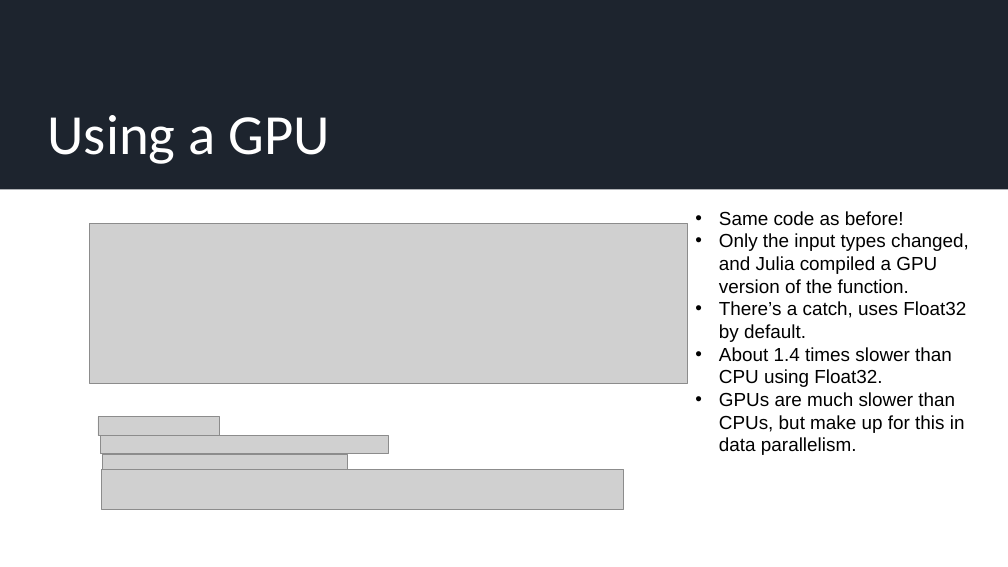
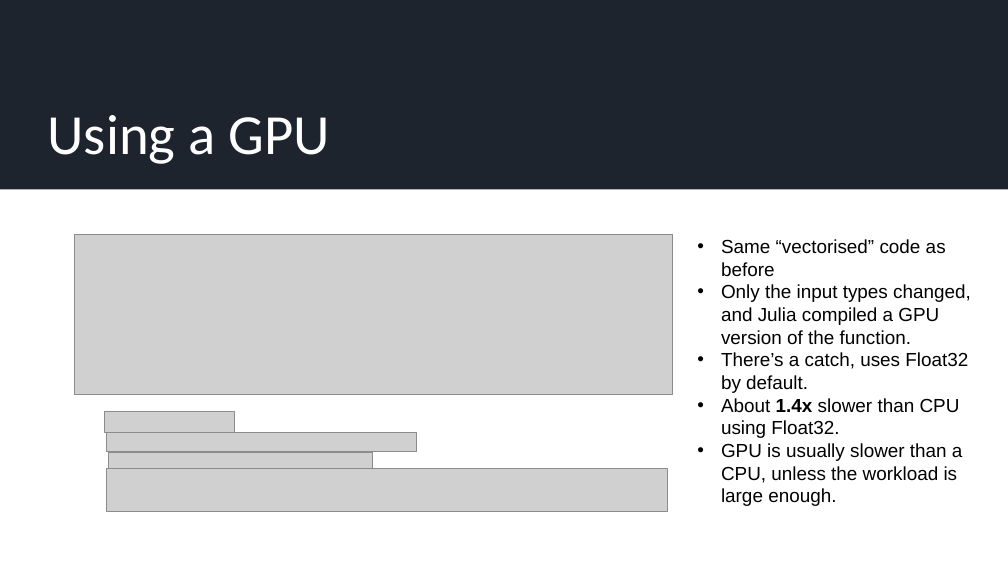
Before and after one commit to JamieMair/julia-for-research-with-hpc, a slide deck: slide 13 of Practical examples of accelerating numerical and ML research.pptx (slide 11 before the commit). Drawn at 1008x567 pixels with LibreOffice and Linux fonts; fonts in the diff are those of the drawing; grey boxes stand for pictures. Boxes give left, top, right and bottom in pixels: in the first picture for what was removed or moved away, otherwise in the second. Text is boxed around its words. In the diff, an @@ line names an element or a change of style, - is before the commit and + after.

Commit message:
Updated the presentation

```diff
--- a/Practical examples of accelerating numerical and ML research.pptx
+++ b/Practical examples of accelerating numerical and ML research.pptx
@@ picture: place and size @@
-picture at [90,224,688,383]
+picture at [75,234,673,394]
@@ text "Same “vectorised” code as before": place and size @@
-text "Same “vectorised” code as before" at [719,211,969,455]
+text "Same “vectorised” code as before" at [721,239,971,506]
@@ text at [721,239,946,277]: text changed @@
-• Same code as before!
+• Same “vectorised” code as before
@@ picture: place and size @@
-picture at [98,417,219,436]
+picture at [104,412,234,433]
@@ text at [721,398,963,506]: text changed @@
-• About 1.4 times slower than CPU using Float32.
-• GPUs are much slower than CPUs, but make up for this in data parallelism.
+• About 1.4x slower than CPU using Float32.
+• GPU is usually slower than a CPU, unless the workload is large enough.
@@ picture: place and size @@
-picture at [101,436,389,454]
+picture at [107,433,417,451]
@@ picture: place and size @@
-picture at [101,470,623,510]
+picture at [106,469,667,512]
@@ picture: place and size @@
-picture at [102,454,348,473]
+picture at [108,452,372,472]
```
Also in this commit, not shown: 5 other slides changed, 7 slides added, 1 slide removed.
